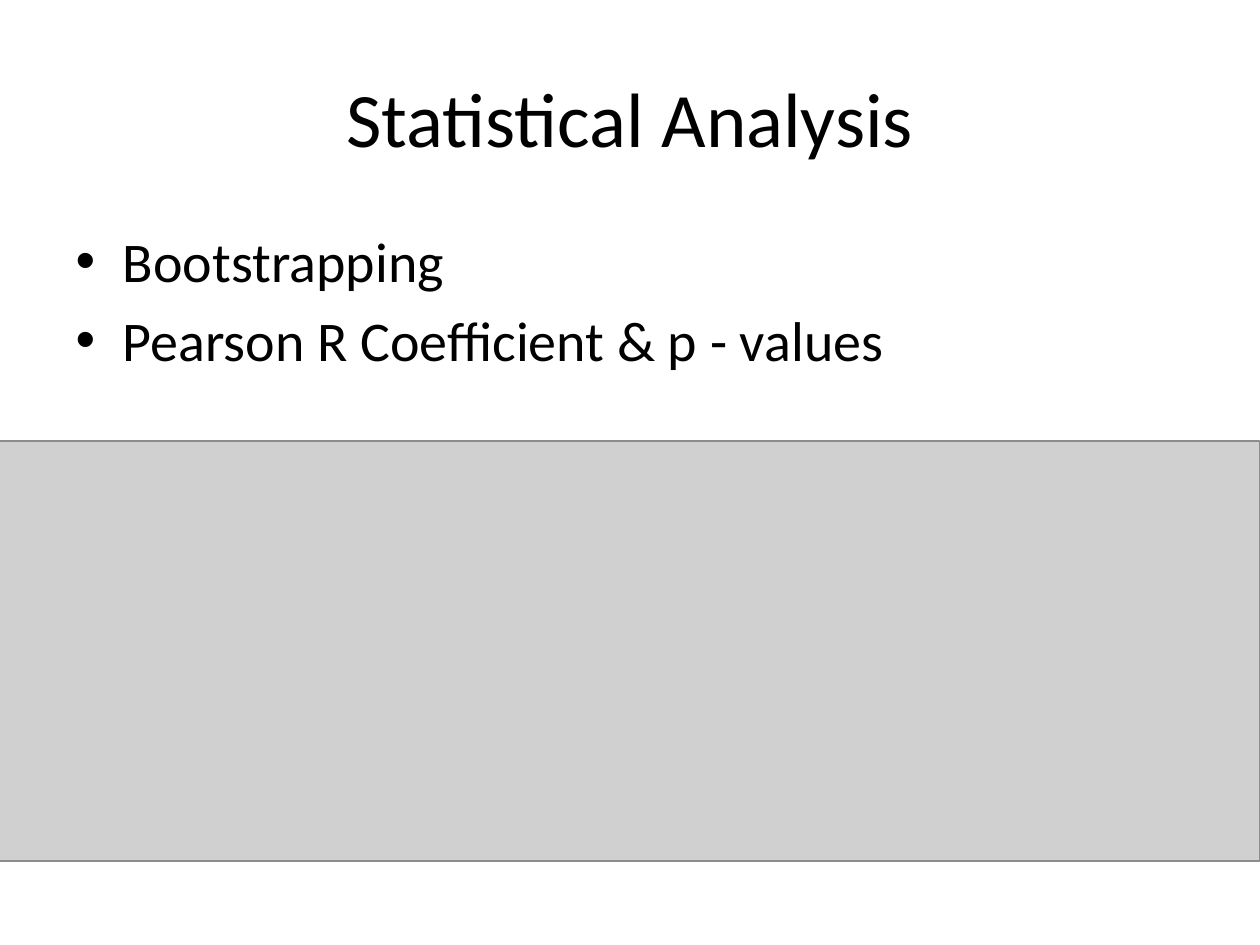
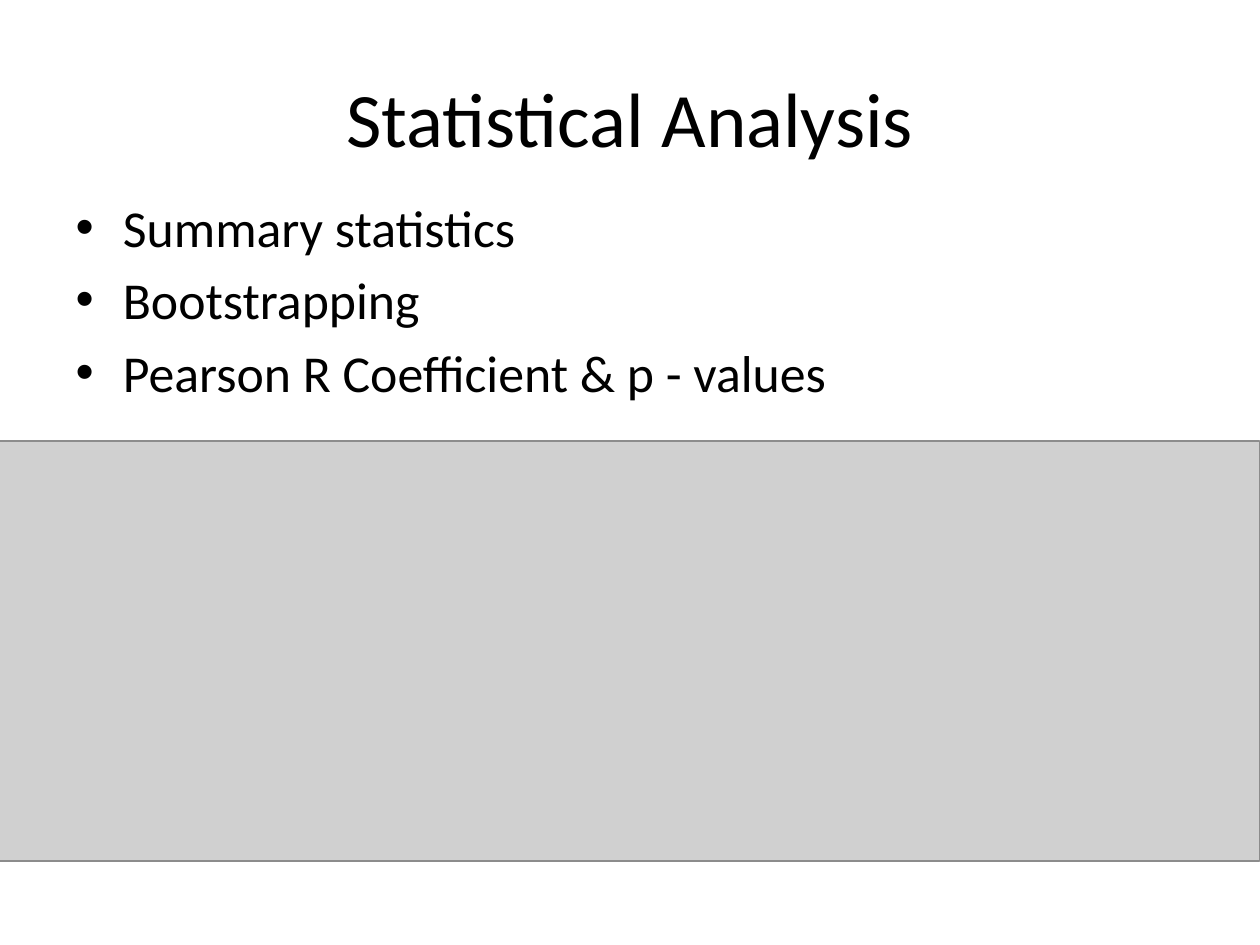
Before and after one commit to nanodoc2020/Springboard, a slide deck: slide 6 of Capstone-Project1/Documents/Data_Story_slides.pptx (slide 7 before the commit). Drawn at 1260x945 pixels with LibreOffice and Linux fonts; fonts in the diff are those of the drawing; grey boxes stand for pictures. Boxes give left, top, right and bottom in pixels: in the first picture for what was removed or moved away, otherwise in the second. Text is boxed around its words. In the diff, an @@ line names an element or a change of style, - is before the commit and + after.

```diff
--- a/Capstone-Project1/Documents/Data_Story_slides.pptx
+++ b/Capstone-Project1/Documents/Data_Story_slides.pptx
@@ text "Summary statistics": place and size @@
-text "Summary statistics" at (123,243,883,370)
+text "Summary statistics" at (123,211,826,401)
@@ text at (123,211,515,256): paragraph added @@
+• Summary statistics
@@ text at (123,283,826,401): size 32 to 29.6 pt in "Bootstrapping", "Pearson R Coefficient & p - values" @@
```
Also in this commit, not shown: 3 other slides changed, 10 slides added, 1 slide removed, 4 other files.
